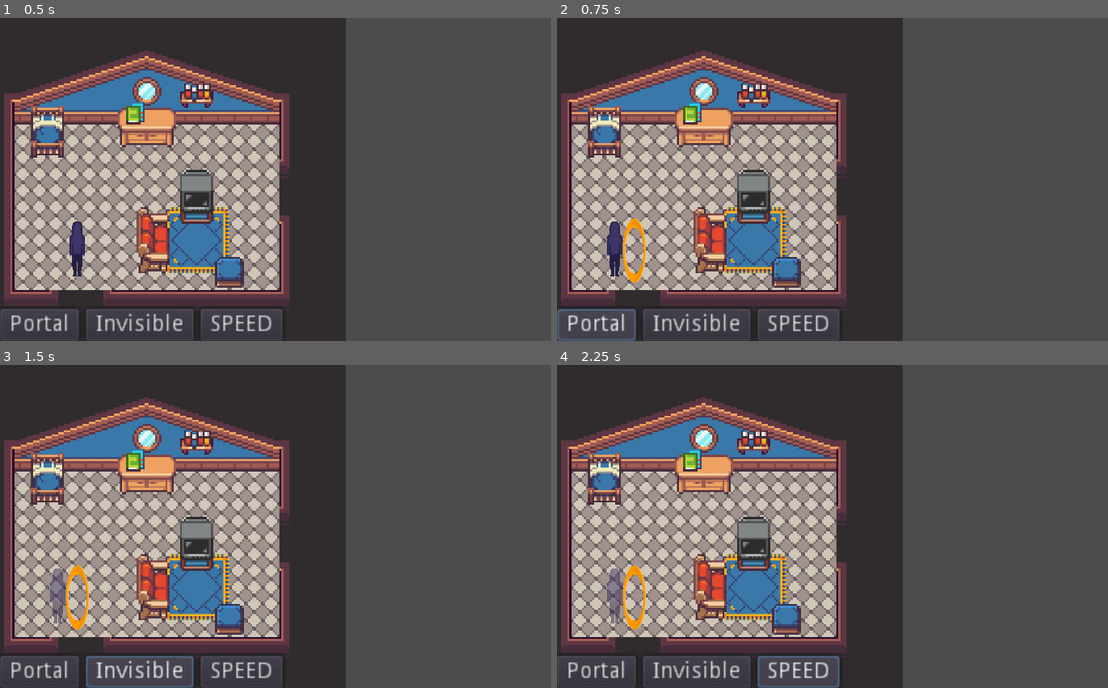
Above: before the commit, frames 1-4 (two rows, left to right).
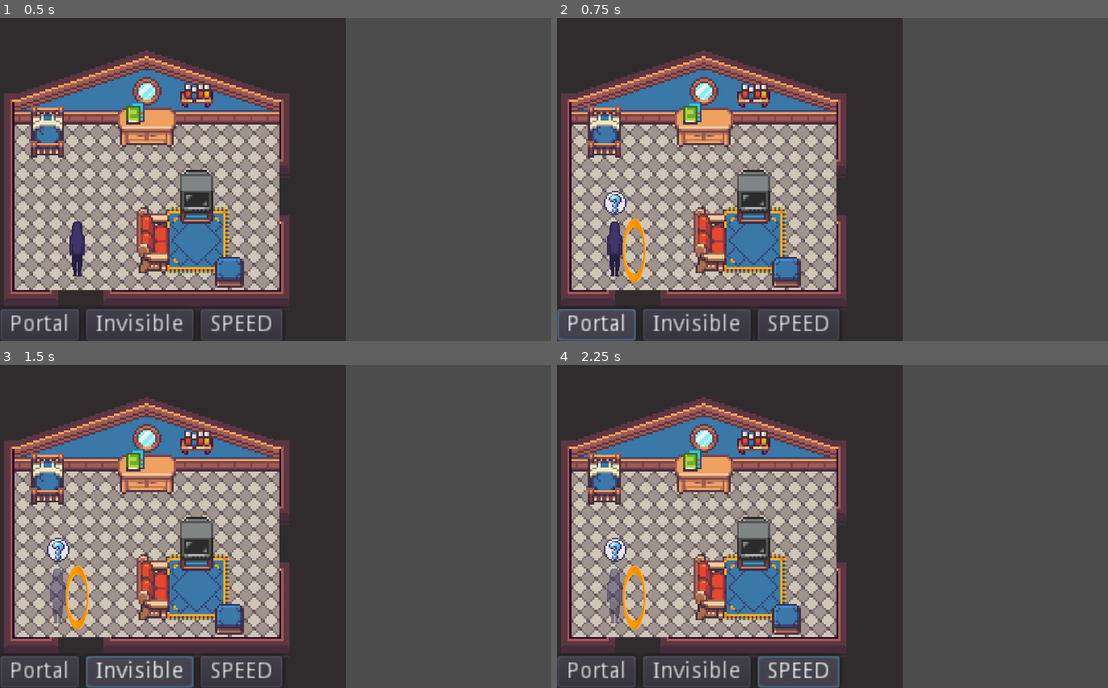
Above: after the commit, the same moments.

Repository: JayTheDaniels/The-Astral-Project
Game: Godot game, scene res://Src/Levels/Bedroom.tscn
The game is run twice, just before and just after one commit, with the same random seed, the same clock (stepped at 60 frames per second) and the same inputs.
Inputs:
- Up to frame 1 (0.5 s): no input
- Up to frame 2 (0.75 s): click "Portal" at 0.5 s
- Up to frame 3 (1.5 s): click "Invisible" at 1.25 s
- Up to frame 4 (2.25 s): click "SPEED" at 2 s

Frame 1 is identical in both runs. In frame 2, 0.2% of the frame differs, in the area x 8-13%, y 53-61%; in frame 3, 0.2%; in frame 4, 0.2%.

Commit message:
Environment Interactions
Added a simple interaction with each item in the environment. Forms base for scavenger hunt puzzle.

Diff:
--- a/Src/Code/Object_Base.gd
+++ b/Src/Code/Object_Base.gd
@@ -5,7 +5,7 @@
 #Overwrite/overload the interaction() function for new objects
 
 export var InteractText = ''
-onready var dialogue = get_parent().get_parent().get_node("UI/CanvasLayer/PopupDialog")
+onready var dialogue = get_parent().get_node("UI/CanvasLayer/PopupDialog")
 
 
 func interaction():
--- a/Src/Code/Player.gd
+++ b/Src/Code/Player.gd
@@ -60,6 +60,7 @@
 		return
 	can_interact = true
 	curr_target = body
+	$iconset.visible = true
 	print("can interact with " + curr_target.name)
 
 
@@ -67,4 +68,5 @@
 	#when something exits the player's detection, if not the thing being targetted, player can't interact
 	if curr_target == body:
 		can_interact = false
+		$iconset.visible = false
 		print("lost interact with " + curr_target.name)
--- a/Src/Game Objects/Leela.tscn
+++ b/Src/Game Objects/Leela.tscn
@@ -1,7 +1,8 @@
 [gd_scene load_steps=26 format=2]
 
 [ext_resource path="res://Assets/LeelaFrames.png" type="Texture" id=1]
-[ext_resource path="res://Src/Game Objects/Leela.gd" type="Script" id=2]
+[ext_resource path="res://Src/Code/Leela.gd" type="Script" id=2]
+
 
 [sub_resource type="CircleShape2D" id=1]
 radius = 8.40639
--- a/Src/Game Objects/Player.tscn
+++ b/Src/Game Objects/Player.tscn
@@ -1,11 +1,12 @@
-[gd_scene load_steps=27 format=2]
+[gd_scene load_steps=28 format=2]
 
 [ext_resource path="res://Src/Code/Player.gd" type="Script" id=1]
 [ext_resource path="res://Assets/YouPlayer.png" type="Texture" id=2]
+[ext_resource path="res://Assets/iconset.png" type="Texture" id=3]
 
 [sub_resource type="CapsuleShape2D" id=1]
 radius = 5.1572
-height = 14.3399
+height = 25.6623
 
 [sub_resource type="CircleShape2D" id=2]
 radius = 19.9308
@@ -245,5 +246,13 @@
 parameters/playback = SubResource( 24 )
 parameters/Idle/blend_position = Vector2( -0.000936329, -0.00472105 )
 parameters/Walk/blend_position = Vector2( -0.000936329, 0 )
+
+[node name="iconset" type="Sprite" parent="."]
+visible = false
+position = Vector2( 0, -30 )
+texture = ExtResource( 3 )
+vframes = 12
+hframes = 12
+frame = 67
 [connection signal="body_entered" from="Detection" to="." method="_on_Detection"]
 [connection signal="body_exited" from="Detection" to="." method="_off_Detection"]
--- a/Src/Levels/Bathroom.tscn
+++ b/Src/Levels/Bathroom.tscn
@@ -1,9 +1,10 @@
-[gd_scene load_steps=5 format=2]
+[gd_scene load_steps=6 format=2]
 
 [ext_resource path="res://Src/Game Objects/Player.tscn" type="PackedScene" id=1]
 [ext_resource path="res://Assets/bathroom2_realworld.png" type="Texture" id=2]
-[ext_resource path="res://Src/Levels/Door.tscn" type="PackedScene" id=3]
+[ext_resource path="res://Src/Game Objects/Door.tscn" type="PackedScene" id=3]
 [ext_resource path="res://Src/UI/UI.tscn" type="PackedScene" id=4]
+[ext_resource path="res://Src/Game Objects/Base_Object.tscn" type="PackedScene" id=5]
 
 [node name="Level_Base" type="Node2D"]
 
@@ -36,3 +37,18 @@
 position = Vector2( 0, 144 )
 next_scene_path = "res://Src/Levels/Bedroom.tscn"
 player_spawn_location = Vector2( 160, 112 )
+
+[node name="Towels" parent="." instance=ExtResource( 5 )]
+position = Vector2( 142.565, 79.5371 )
+
+[node name="Painting" parent="." instance=ExtResource( 5 )]
+position = Vector2( 39.104, 116.105 )
+
+[node name="Toilet Paper" parent="." instance=ExtResource( 5 )]
+position = Vector2( 19.4821, 48.6178 )
+scale = Vector2( 0.64, 1 )
+InteractText = "Toilet paper... I remember when this was worth a lot."
+
+[node name="Toilet" parent="." instance=ExtResource( 5 )]
+position = Vector2( 39.9959, 51.8881 )
+scale = Vector2( 0.64, 0.68 )
--- a/Src/Levels/Bedroom.tscn
+++ b/Src/Levels/Bedroom.tscn
@@ -1,17 +1,12 @@
-[gd_scene load_steps=5 format=2]
+[gd_scene load_steps=6 format=2]
 
 [ext_resource path="res://Assets/bedroom3_realworld.png" type="Texture" id=1]
 [ext_resource path="res://Src/Game Objects/Player.tscn" type="PackedScene" id=2]
 [ext_resource path="res://Src/UI/UI.tscn" type="PackedScene" id=3]
-[ext_resource path="res://Src/Levels/Door.tscn" type="PackedScene" id=4]
+[ext_resource path="res://Src/Game Objects/Door.tscn" type="PackedScene" id=4]
+[ext_resource path="res://Src/Game Objects/Base_Object.tscn" type="PackedScene" id=5]
 
 [node name="Level_Base" type="Node2D"]
-
-[node name="BedroomObjectCollision" type="StaticBody2D" parent="."]
-position = Vector2( 104, 160 )
-
-[node name="CollisionPolygon2D" type="CollisionPolygon2D" parent="BedroomObjectCollision"]
-polygon = PoolVector2Array( 0, -32, -16, -32, -16, -40, 8, -40, 8, -64, 24, -64, 24, -48, 0, -40 )
 
 [node name="BedroomBackground" type="TextureRect" parent="."]
 margin_left = -32.0
@@ -47,3 +42,18 @@
 position = Vector2( 48, 200 )
 next_scene_path = "res://Src/Levels/Hallway.tscn"
 player_spawn_location = Vector2( 248, 96 )
+
+[node name="Bed" parent="." instance=ExtResource( 5 )]
+position = Vector2( 29.7784, 68.553 )
+
+[node name="Couch" parent="." instance=ExtResource( 5 )]
+position = Vector2( 94.6697, 136.203 )
+
+[node name="Television" parent="." instance=ExtResource( 5 )]
+position = Vector2( 121.57, 107.179 )
+
+[node name="Dresser" parent="." instance=ExtResource( 5 )]
+position = Vector2( 91.1302, 67.6091 )
+
+[node name="Books" parent="." instance=ExtResource( 5 )]
+position = Vector2( 121.098, 43.3043 )
--- a/Src/Levels/Hallway.tscn
+++ b/Src/Levels/Hallway.tscn
@@ -1,9 +1,10 @@
-[gd_scene load_steps=5 format=2]
+[gd_scene load_steps=6 format=2]
 
 [ext_resource path="res://Src/Game Objects/Player.tscn" type="PackedScene" id=1]
 [ext_resource path="res://Assets/hallway3_realworld.png" type="Texture" id=2]
-[ext_resource path="res://Src/Levels/Door.tscn" type="PackedScene" id=3]
+[ext_resource path="res://Src/Game Objects/Door.tscn" type="PackedScene" id=3]
 [ext_resource path="res://Src/UI/UI.tscn" type="PackedScene" id=4]
+[ext_resource path="res://Src/Game Objects/Base_Object.tscn" type="PackedScene" id=5]
 
 [node name="Level_Base" type="Node2D"]
 
@@ -46,3 +47,6 @@
 position = Vector2( 248, 32 )
 next_scene_path = "res://Src/Levels/Bedroom.tscn"
 player_spawn_location = Vector2( 48, 144 )
+
+[node name="Painting" parent="." instance=ExtResource( 5 )]
+position = Vector2( 183.677, 64.6256 )
--- a/Src/Levels/Kitchen.tscn
+++ b/Src/Levels/Kitchen.tscn
@@ -1,9 +1,10 @@
-[gd_scene load_steps=5 format=2]
+[gd_scene load_steps=6 format=2]
 
 [ext_resource path="res://Assets/livingroom3_realworld.png" type="Texture" id=1]
 [ext_resource path="res://Src/Game Objects/Player.tscn" type="PackedScene" id=2]
 [ext_resource path="res://Src/UI/UI.tscn" type="PackedScene" id=3]
-[ext_resource path="res://Src/Levels/Door.tscn" type="PackedScene" id=4]
+[ext_resource path="res://Src/Game Objects/Door.tscn" type="PackedScene" id=4]
+[ext_resource path="res://Src/Game Objects/Base_Object.tscn" type="PackedScene" id=5]
 
 [node name="Level_Base" type="Node2D"]
 
@@ -37,3 +38,15 @@
 position = Vector2( 32, 184 )
 next_scene_path = "res://Src/Levels/LivingRoom.tscn"
 player_spawn_location = Vector2( 256, 88 )
+
+[node name="Stove" parent="." instance=ExtResource( 5 )]
+position = Vector2( 29.174, 61.4436 )
+
+[node name="Microwave" parent="." instance=ExtResource( 5 )]
+position = Vector2( 68.7719, 55.7868 )
+
+[node name="Sink" parent="." instance=ExtResource( 5 )]
+position = Vector2( 148.321, 53.6654 )
+
+[node name="Fridge" parent="." instance=ExtResource( 5 )]
+position = Vector2( 109.784, 54.019 )
--- a/Src/Levels/LivingRoom.tscn
+++ b/Src/Levels/LivingRoom.tscn
@@ -3,31 +3,10 @@
 [ext_resource path="res://Assets/livingroom3_realworld.png" type="Texture" id=1]
 [ext_resource path="res://Src/Game Objects/Player.tscn" type="PackedScene" id=2]
 [ext_resource path="res://Src/UI/UI.tscn" type="PackedScene" id=3]
-[ext_resource path="res://Src/Levels/Door.tscn" type="PackedScene" id=4]
+[ext_resource path="res://Src/Game Objects/Door.tscn" type="PackedScene" id=4]
 [ext_resource path="res://Src/Game Objects/Base_Object.tscn" type="PackedScene" id=5]
 
 [node name="Level_Base" type="Node2D"]
-
-[node name="DiningTableCollision" type="StaticBody2D" parent="."]
-position = Vector2( 8, 104 )
-
-[node name="CollisionPolygon2D" type="CollisionPolygon2D" parent="DiningTableCollision"]
-polygon = PoolVector2Array( 0, 0, 24, 0, 24, -8, 40, -8, 40, 0, 56, 0, 56, 8, 80, 8, 80, 16, 56, 16, 56, 16, 40, 16, 40, 24, 24, 24, 24, 16, 0, 16 )
-
-[node name="CoffeeTableCollision" type="StaticBody2D" parent="."]
-position = Vector2( 128, 144 )
-
-[node name="CollisionPolygon2D" type="CollisionPolygon2D" parent="CoffeeTableCollision"]
-position = Vector2( 0, 8 )
-polygon = PoolVector2Array( 0, 0, 32, 0, 32, 16, 0, 16 )
-
-[node name="StoolCollision" type="StaticBody2D" parent="."]
-position = Vector2( 176, 104 )
-
-[node name="CollisionPolygon2D" type="CollisionPolygon2D" parent="StoolCollision"]
-position = Vector2( 3.00462, 8.47788 )
-scale = Vector2( 0.41639, 0.199112 )
-polygon = PoolVector2Array( 0, 0, 16, 0, 16, 8, 0, 8 )
 
 [node name="LivingRoomBackground" type="TextureRect" parent="."]
 margin_left = -32.0
@@ -64,19 +43,29 @@
 next_scene_path = "res://Src/Levels/Hallway.tscn"
 player_spawn_location = Vector2( 48, 120 )
 
-[node name="Interactions" type="Node2D" parent="."]
+[node name="Fireplace" parent="." instance=ExtResource( 5 )]
 position = Vector2( 204.89, 66.747 )
-
-[node name="Fireplace" parent="Interactions" instance=ExtResource( 5 )]
 scale = Vector2( 2.84, 1 )
 InteractText = "Just a normal apartment fireplace."
 
-[node name="Flat Door" parent="Interactions" instance=ExtResource( 5 )]
-position = Vector2( -63.2283, -24.4778 )
-scale = Vector2( 3.54865, 0.187499 )
+[node name="Flat Door" parent="." instance=ExtResource( 5 )]
+position = Vector2( 141.662, 42.2692 )
+scale = Vector2( 1.72, 1.477 )
 InteractText = "Is there even a point to going outside?"
 
-[node name="Mirror" parent="Interactions" instance=ExtResource( 5 )]
-position = Vector2( -175.014, -8.12621 )
-scale = Vector2( 2.36, 0.48 )
+[node name="Mirror" parent="." instance=ExtResource( 5 )]
+position = Vector2( 29.876, 58.6208 )
+scale = Vector2( 0.96, 0.960001 )
 InteractText = "I don't recognize this face anymore."
+
+[node name="Table" parent="." instance=ExtResource( 5 )]
+position = Vector2( 39.6986, 122.943 )
+scale = Vector2( 2.72, 1.72 )
+
+[node name="Stool" parent="." instance=ExtResource( 5 )]
+position = Vector2( 183.295, 116.7 )
+scale = Vector2( 0.740745, 0.666667 )
+
+[node name="Flowers" parent="." instance=ExtResource( 5 )]
+position = Vector2( 141.376, 155.349 )
+scale = Vector2( 1, 0.399999 )
--- a/Src/Levels/Office.tscn
+++ b/Src/Levels/Office.tscn
@@ -1,9 +1,10 @@
-[gd_scene load_steps=5 format=2]
+[gd_scene load_steps=6 format=2]
 
 [ext_resource path="res://Assets/office4_realworld.png" type="Texture" id=1]
 [ext_resource path="res://Src/Game Objects/Player.tscn" type="PackedScene" id=2]
 [ext_resource path="res://Src/UI/UI.tscn" type="PackedScene" id=3]
-[ext_resource path="res://Src/Levels/Door.tscn" type="PackedScene" id=4]
+[ext_resource path="res://Src/Game Objects/Door.tscn" type="PackedScene" id=4]
+[ext_resource path="res://Src/Game Objects/Base_Object.tscn" type="PackedScene" id=5]
 
 [node name="Level_Base" type="Node2D"]
 
@@ -34,3 +35,9 @@
 position = Vector2( 80, 192 )
 next_scene_path = "res://Src/Levels/Hallway.tscn"
 player_spawn_location = Vector2( 104, 88 )
+
+[node name="Desk" parent="." instance=ExtResource( 5 )]
+position = Vector2( 102.429, 78.0506 )
+
+[node name="Mirror" parent="." instance=ExtResource( 5 )]
+position = Vector2( 61.6989, 61.1044 )
Not shown, changed: .mono/metadata/ide_messaging_meta.txt
Binary file added: Assets/iconset.png
Not shown, added: Assets/iconset.png.import
Renamed: Src/Game Objects/Leela.gd -> Src/Code/Leela.gd
Renamed: Src/Levels/Door.tscn -> Src/Game Objects/Door.tscn
